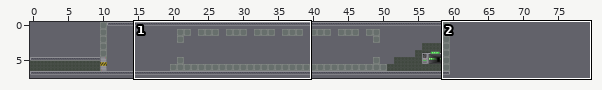
An edit to a level. Tiled map, maps/tieldmaps/solo/themagnet/09.tmx. The first picture is a wide view before the edit; the outline marks the close-up.
Close-up. Before:
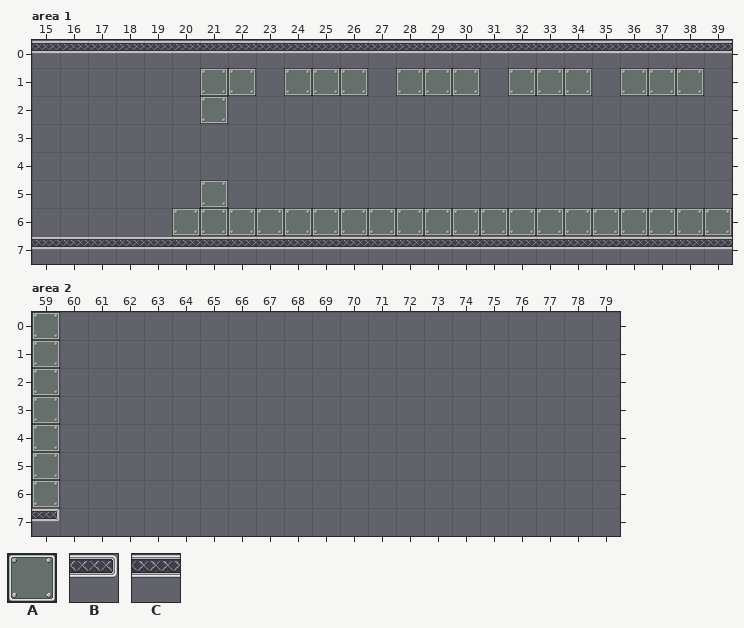
Cells are 64x64 px. Shown: area 1 x 15..39, y 0..7; area 2 x 59..79, y 0..7. The commit also changed other parts of the map, which this record leaves out. The old version is drawn lined up with the new one.
Key: from "mur": A 0; from "right": B 0; from "sol": C 0.
_ is an empty cell.
Layers that did not change in this view are not listed.
Layer "front" before, area 1, first column x 15:
0 CCCCCCCCCCCCCCCCCCCCCCCCC
1 ______AA_AAA_AAA_AAA_AAA_
2 ______A__________________
3 _________________________
4 _________________________
5 ______A__________________
6 _____AAAAAAAAAAAAAAAAAAAA
7 CCCCCCCCCCCCCCCCCCCCCCCCC
Layer "front" before, area 2, first column x 59:
0 A____________________
1 A____________________
2 A____________________
3 A____________________
4 A____________________
5 A____________________
6 A____________________
7 B____________________
After:
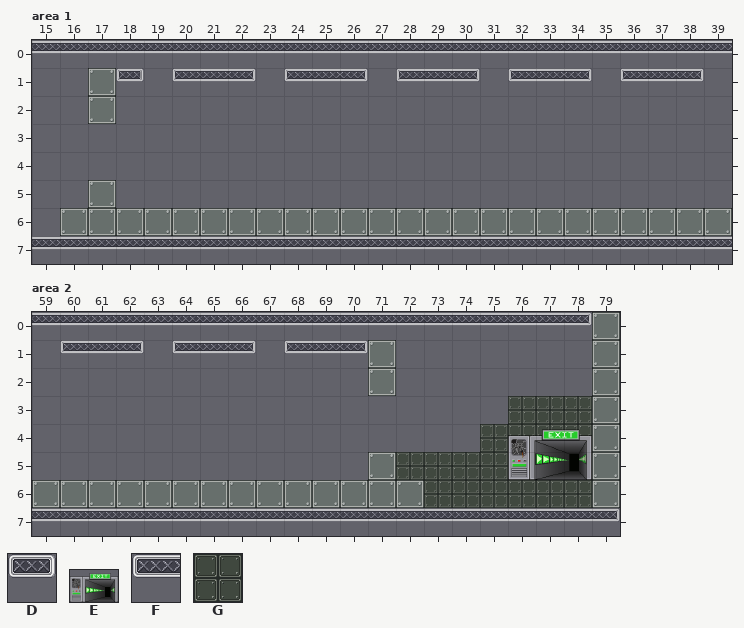
Further tiles: from "alone": D 0; from "fin": E 0; from "left": F 0; from "mur2": G 0.
Change:
map size 60x8 -> 80x8 cells
Layer "front", area 1:
y 1: x 17..18 __ -> AD; x 20..22 _AA -> FCB; x 24..26 AAA -> FCB; x 28..30 AAA -> FCB; x 32..34 AAA -> FCB; x 36..38 AAA -> FCB
y 2: x 17 _ -> A; x 21 A -> _
y 5: x 17 _ -> A; x 21 A -> _
y 6: x 16..19 ____ -> AAAA
Layer "foreground", area 2:
y 3: x 76..78 ___ -> GGG
y 4: x 75..78 ____ -> GGGG
y 5: x 72..75 ____ -> GGGG; x 77..78 __ -> GG
y 6: x 73..78 ______ -> GGGGGG
Layer "front", area 2:
y 0: x 59..79 A____________________ -> CCCCCCCCCCCCCCCCCCCBA
y 1: x 59..62 A___ -> _FCB; x 64..66 ___ -> FCB; x 68..71 ____ -> FCBA; x 79 _ -> A
y 2: x 59 A -> _; x 71 _ -> A; x 79 _ -> A
y 3..4: x 59 A -> _; x 79 _ -> A
y 5: x 59 A -> _; x 71 _ -> A; x 76 _ -> E; x 79 _ -> A
y 6: x 60..72 _____________ -> AAAAAAAAAAAAA; x 79 _ -> A
y 7: x 59..79 B____________________ -> CCCCCCCCCCCCCCCCCCCCB
